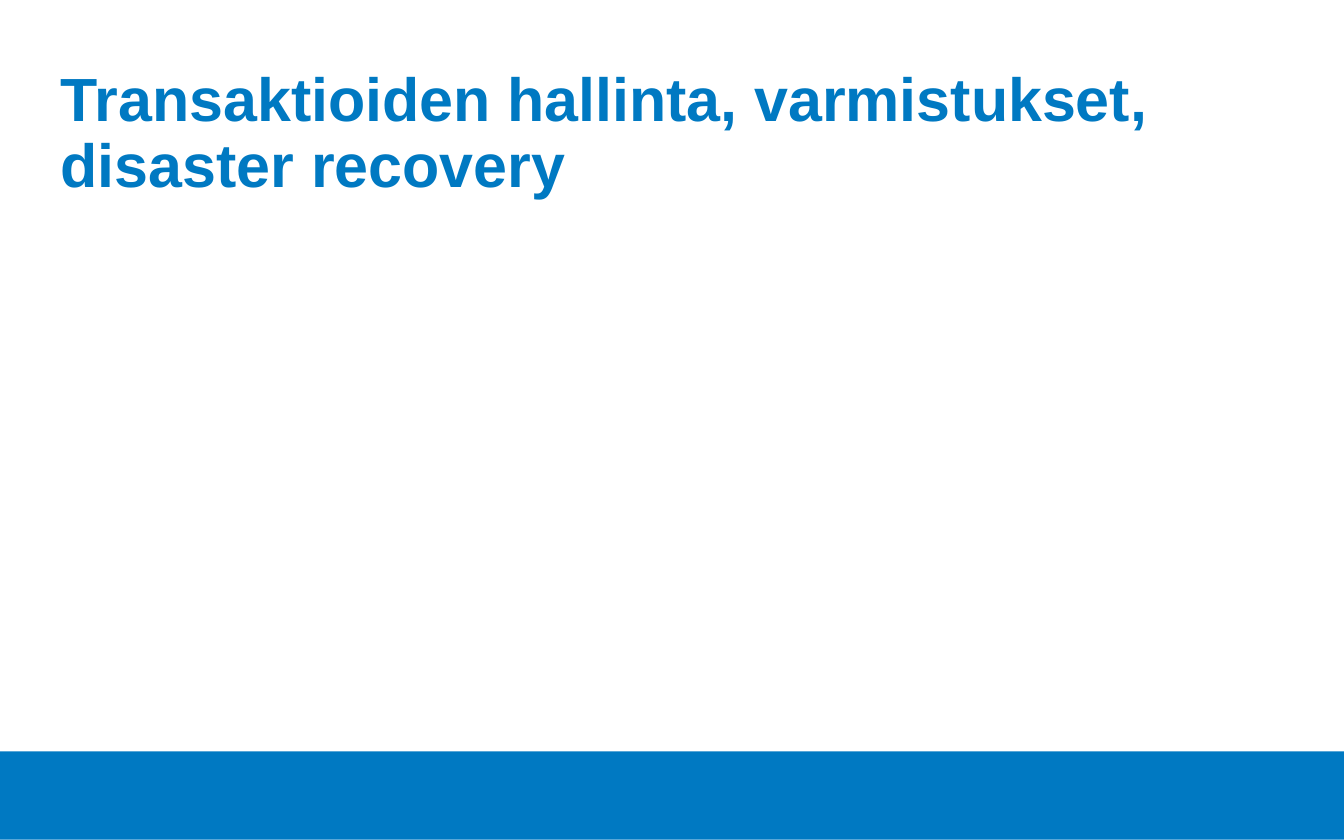
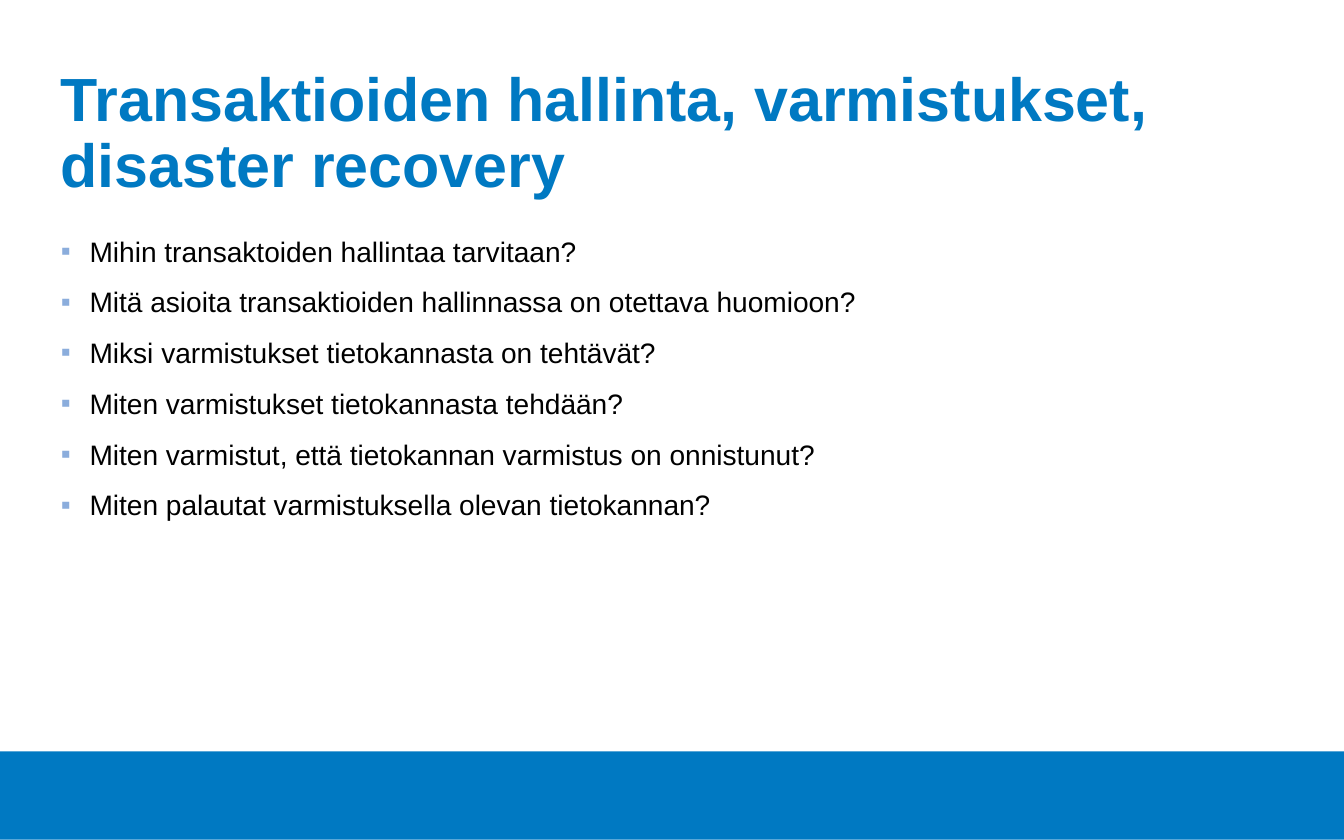
Before and after one commit to Tietokantahallinta/Tietokantahallinta.github.io, a slide deck: slide 2 of luennot/viikko04/Luentokalvot_04.odp. Drawn at 1344x840 pixels with LibreOffice and Linux fonts; fonts in the diff are those of the drawing; background and template pictures are left out. Boxes give left, top, right and bottom in pixels: in the first picture for what was removed or moved away, otherwise in the second. Text is boxed around its words. In the diff, an @@ line names an element or a change of style, - is before the commit and + after.

```diff
--- a/luennot/viikko04/Luentokalvot_04.odp
+++ b/luennot/viikko04/Luentokalvot_04.odp
@@ text added at [90, 241, 856, 520], 16.6 pt, text #000000 @@
+▪ Mihin transaktoiden hallintaa tarvitaan?
+▪ Mitä asioita transaktioiden hallinnassa on otettava huomioon?
+▪ Miksi varmistukset tietokannasta on tehtävät?
+▪ Miten varmistukset tietokannasta tehdään?
+▪ Miten varmistut, että tietokannan varmistus on onnistunut?
+▪ Miten palautat varmistuksella olevan tietokannan?
```
Also in this commit, not shown: 2 other slides changed, 2 other files.
